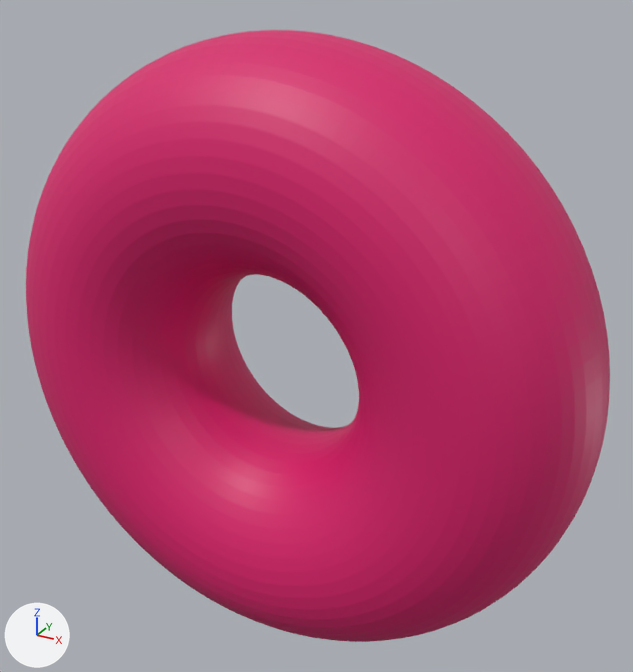
What one commit did to the glTF model docs/assets/torus_grid_sweep/torus_R3_r8.glb.
Before and after are seen from a camera (50 mm lens) standing at (17.0, -28.6, 15.5) and looking at (0.8, 0.9, 0.8). Arrows for +X, +Y and +Z are at lower left; the lights stay in place. The picture after the commit comes second. Where no turn or scale is listed for an object, it has been applied to the vertices.

In view in the first picture: 'geometry_0'.
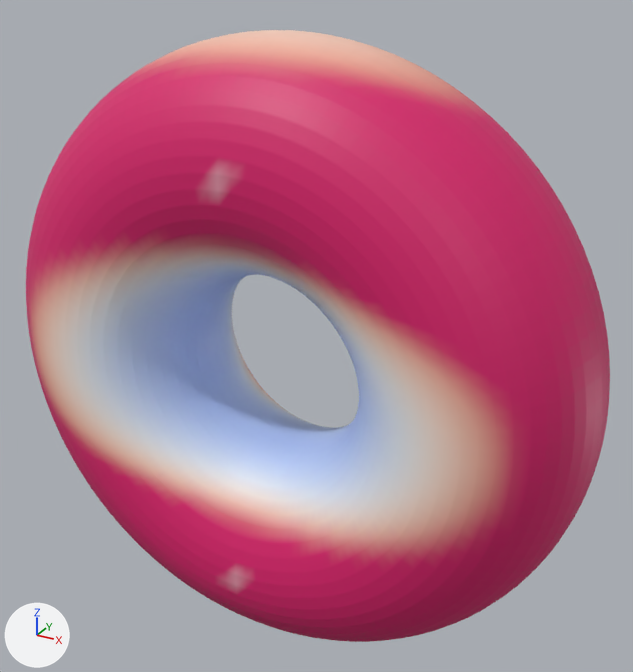
Pixel boxes [x1, y1, x2, y2] of what changed, in the pictures (633 x 672 px):
part 1 of me_geometry_0, recoloured (lighter)
    both: [117, 269, 378, 487]
part 2 of me_geometry_0, recoloured
    both: [26, 44, 524, 595]
part 3 of me_geometry_0, recoloured (pink to white)
    both: [56, 255, 444, 527]
part 4 of me_geometry_0, recoloured
    both: [38, 30, 478, 545]

The change, as a diff of the scene's bpy script:
```diff
--- a/docs/assets/torus_grid_sweep/torus_R3_r8.glb.py
+++ b/docs/assets/torus_grid_sweep/torus_R3_r8.glb.py
@@ me_geometry_0 @@
 me_geometry_0.from_pydata(...)  # 5000 vertices, 10000 faces; spans x -12.9..12.9, y -4.5..4.5, z -12.9..12.9
 # used by ob_geometry_0; location = (0.0, 0.0, 0.0)
+# me_geometry_0 part 1: 1728 faces centred in x -5.7..5.7, y -3.7..2.0, z -4.3..4.3 are repainted in the vertex colours; the middle colour goes from pink #da1c6c to blue #b8cefb
+# me_geometry_0 part 2: 1456 faces centred in x -11.1..11.1, y -4.5..4.5, z -12.4..12.4 are repainted in the vertex colours; the middle colour goes from pink #da1c6c to red #e2717e
+# me_geometry_0 part 3: 1068 faces centred in x -8.2..8.2, y -4.5..3.0, z -5.0..5.0 are repainted in the vertex colours; the middle colour goes from pink #da1c6c to white #e7e9f5
+# me_geometry_0 part 4: 878 faces centred in x -9.5..9.5, y -4.5..3.7, z -12.9..12.9 are repainted in the vertex colours; the middle colour goes from pink #da1c6c to beige #f6c8b5
 me_geometry_0.materials.append(mat_defaultmaterial)
```
